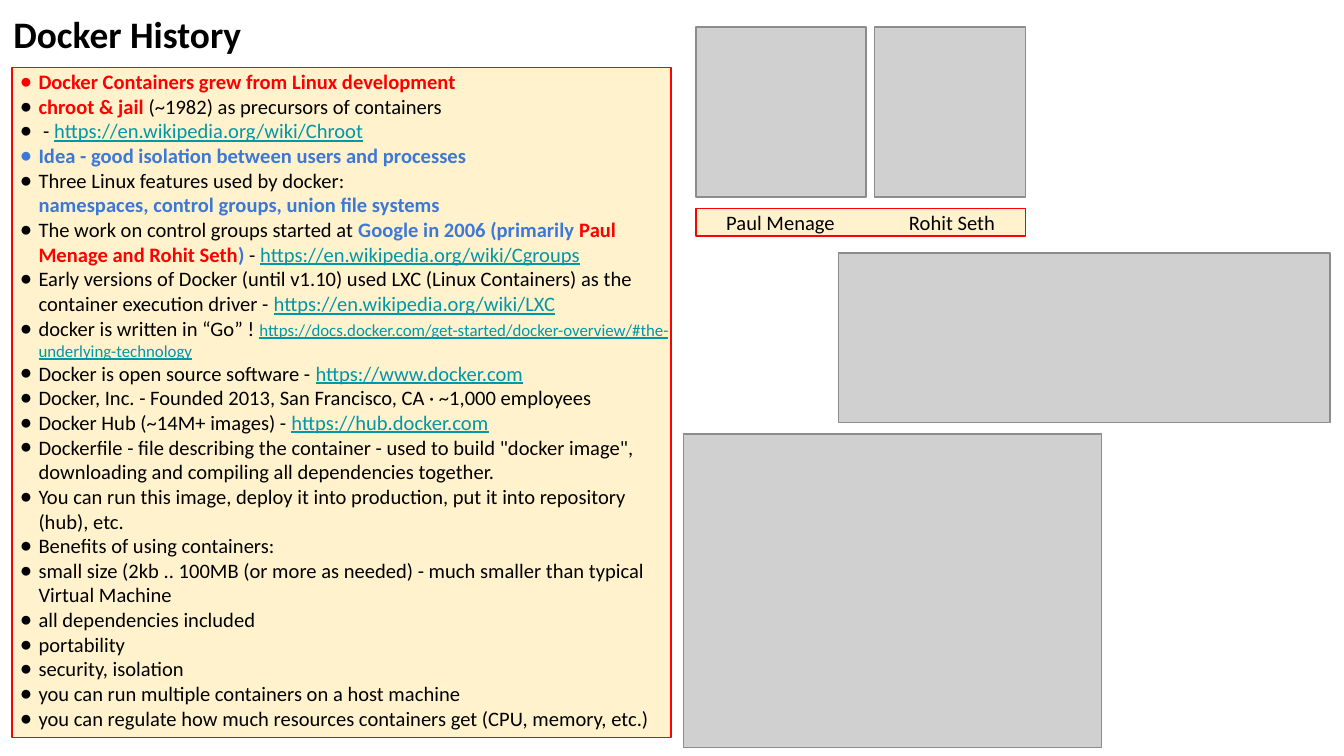
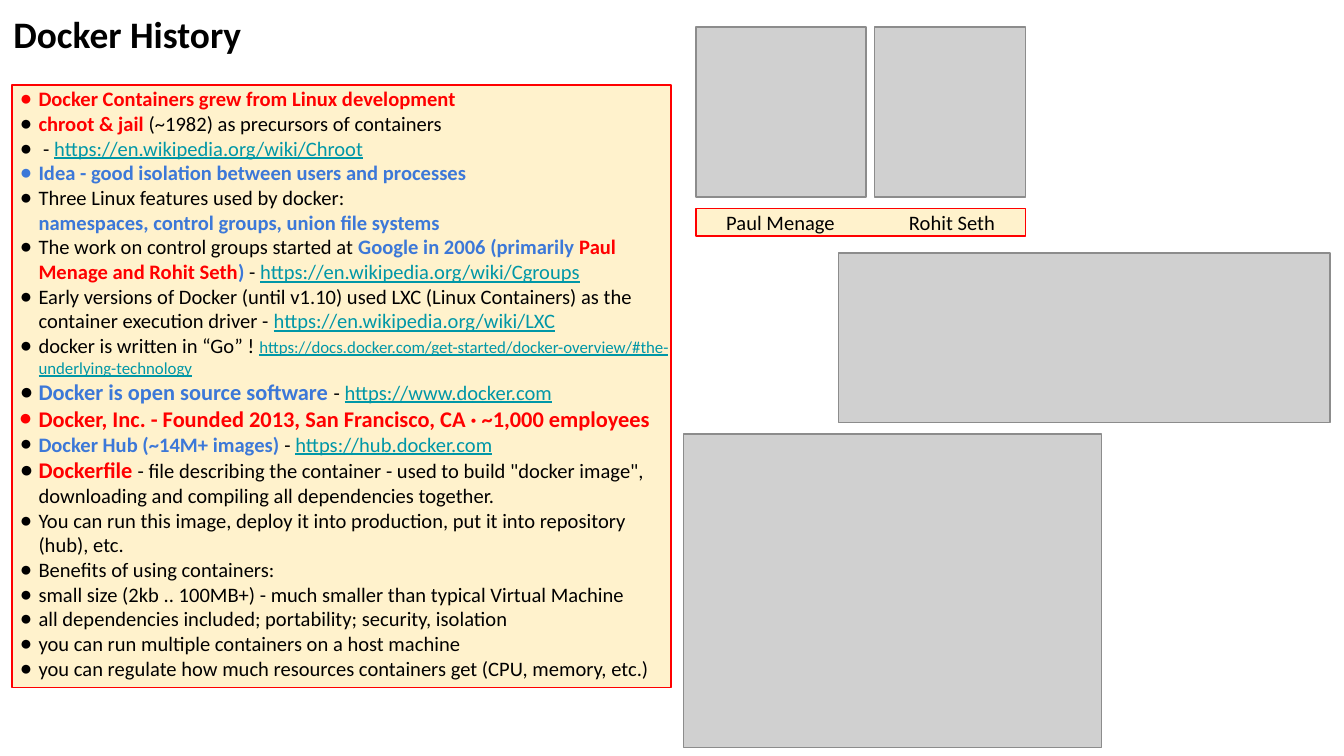
Before and after one commit to lselector/seminar, a slide deck: slide 20 of 2026/2026-05-22-AI-Updates.pptx (slide 19 before the commit). Drawn at 1344x756 pixels with LibreOffice and Linux fonts; fonts in the diff are those of the drawing; grey boxes stand for pictures. Boxes give left, top, right and bottom in pixels: in the first picture for what was removed or moved away, otherwise in the second. Text is boxed around its words. In the diff, an @@ line names an element or a change of style, - is before the commit and + after.

```diff
--- a/2026/2026-05-22-AI-Updates.pptx
+++ b/2026/2026-05-22-AI-Updates.pptx
@@ rectangle "Docker Containers grew from Linux ...": place and size @@
-rectangle "Docker Containers grew from Linux ..." at <box>12,67,671,738</box>
+rectangle "Docker Containers grew from Linux ..." at <box>12,85,671,687</box>
@@ text in rectangle at <box>39,384,650,507</box>: size 11 to 12 pt in "Docker is open source software", "Docker, Inc. - Founded 2013, San Francisco, ...", "Dockerfile"; text colour #000000 to #3C78D8 in "Docker is open source software", "Docker Hub (~14M+ images)"; bold on in "Docker is open source software", "Docker, Inc. - Founded 2013, San Francisco, ...", "Docker Hub (~14M+ images)", "Dockerfile"; text colour #000000 to #FF0000 in "Docker, Inc. - Founded 2013, San Francisco, ...", "Dockerfile"; indent changed; bullet colour #000000 to #FF0000 @@
@@ text in rectangle at <box>39,587,624,630</box>: text changed @@
-● small size (2kb .. 100MB (or more as needed) - much smaller than typical Virtual Machine
-● all dependencies included
-● portability
-● security, isolation
+● small size (2kb .. 100MB+) - much smaller than typical Virtual Machine
+● all dependencies included; portability; security, isolation
```
Also in this commit, not shown: 20 other slides changed, 2 slides added, 1 slide removed.
